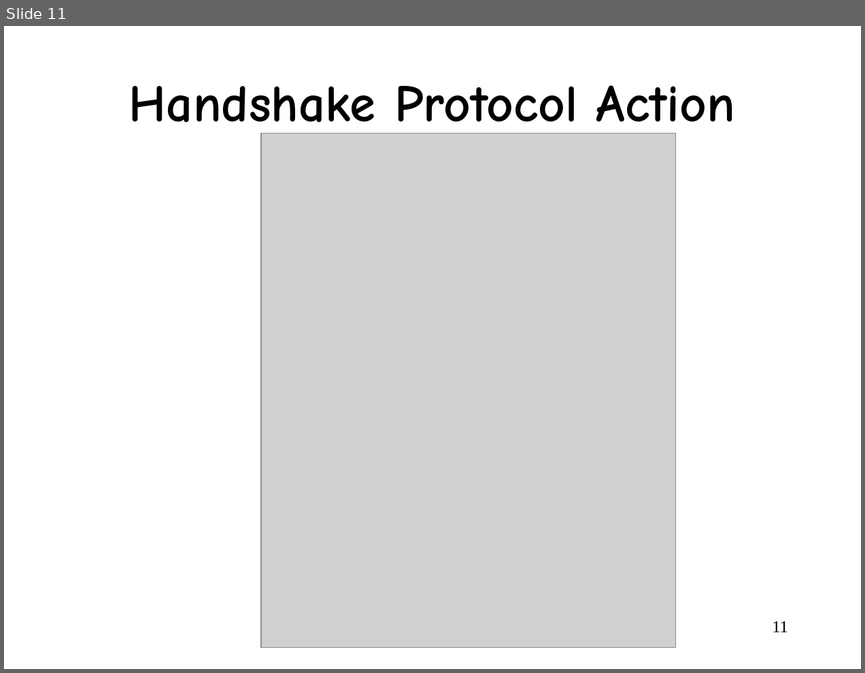
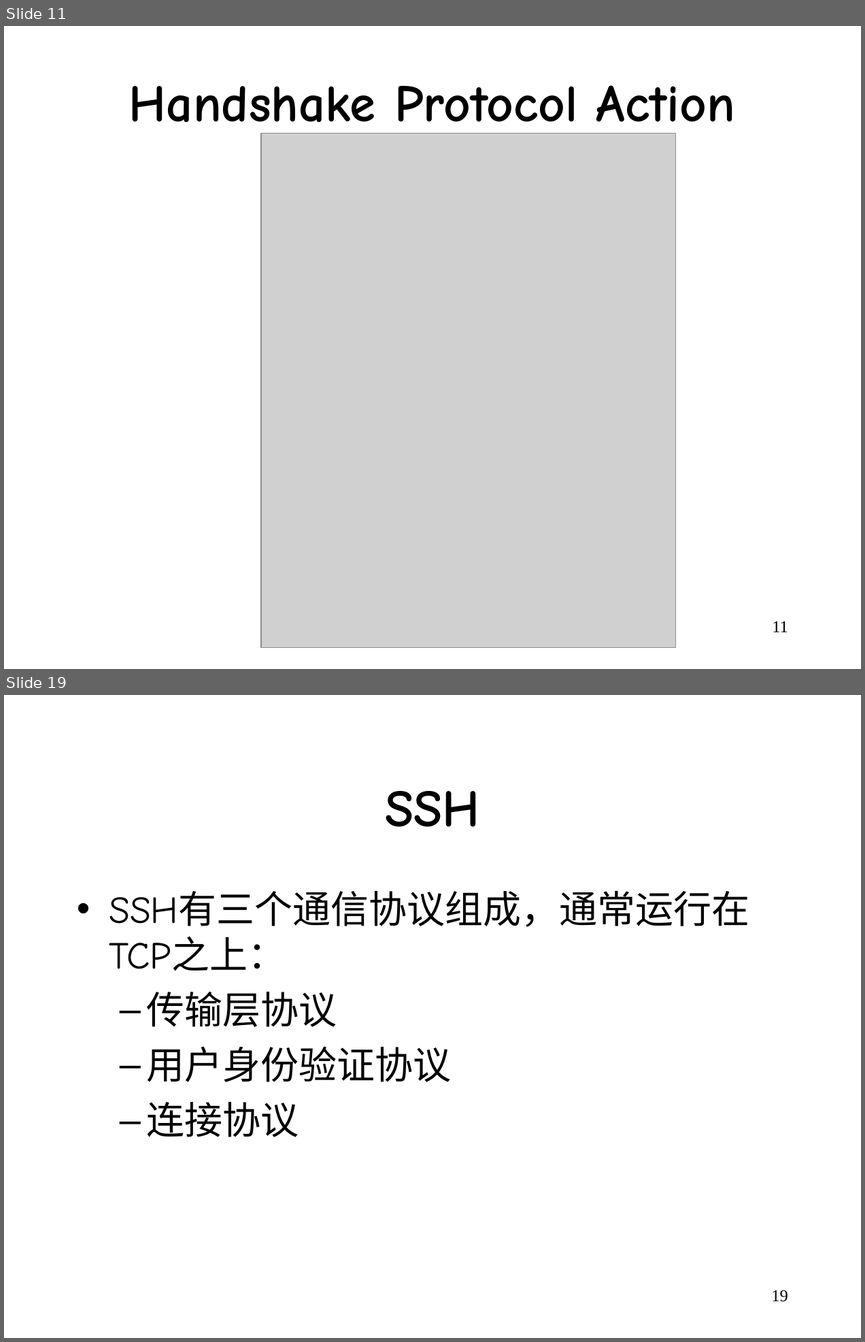
Before and after one commit to wangjin0818/Network_Security, a slide deck: week 08/Chapter 7.ppt. Shown one above the other, each under a label of ours: slide 11 before the commit, slides 11 and 19 after it; the slides between them are not shown. The pictures are 865x673 and 865x1342 pixels, drawn with LibreOffice and Linux fonts; fonts in the diff are those of the drawing; grey boxes stand for pictures. Boxes give left, top, right and bottom in pixels: in the first picture for what was removed or moved away, otherwise in the second. Text is boxed around its words. In the diff, an @@ line names an element or a change of style, - is before the commit and + after.

```diff
--- a/week 08/Chapter 7.ppt
+++ b/week 08/Chapter 7.ppt
@@ slide 19 added at [4,695,861,1338], background #FFFFFF @@
@@ title added at [385,791,479,827], 44 pt, text #000000, bold @@
+SSH
@@ text added at [109,891,750,1137], 32 pt, text #000000 @@
+• SSH有三个通信协议组成，通常运行在TCP之上：
+  – 传输层协议
+  – 用户身份验证协议
+  – 连接协议
@@ page number added at [771,1289,788,1302], 14 pt, text #000000 @@
+19
```
Also in this commit, not shown: 1 slide changed, 17 other slides added, 10 slides removed.
